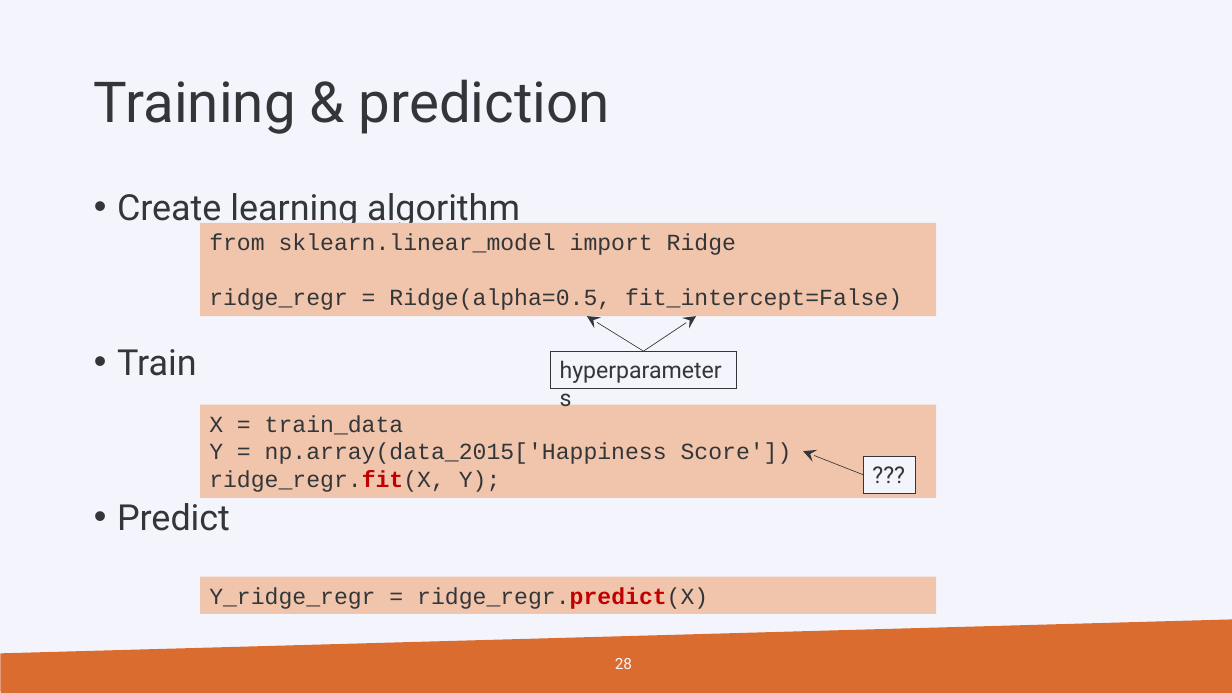
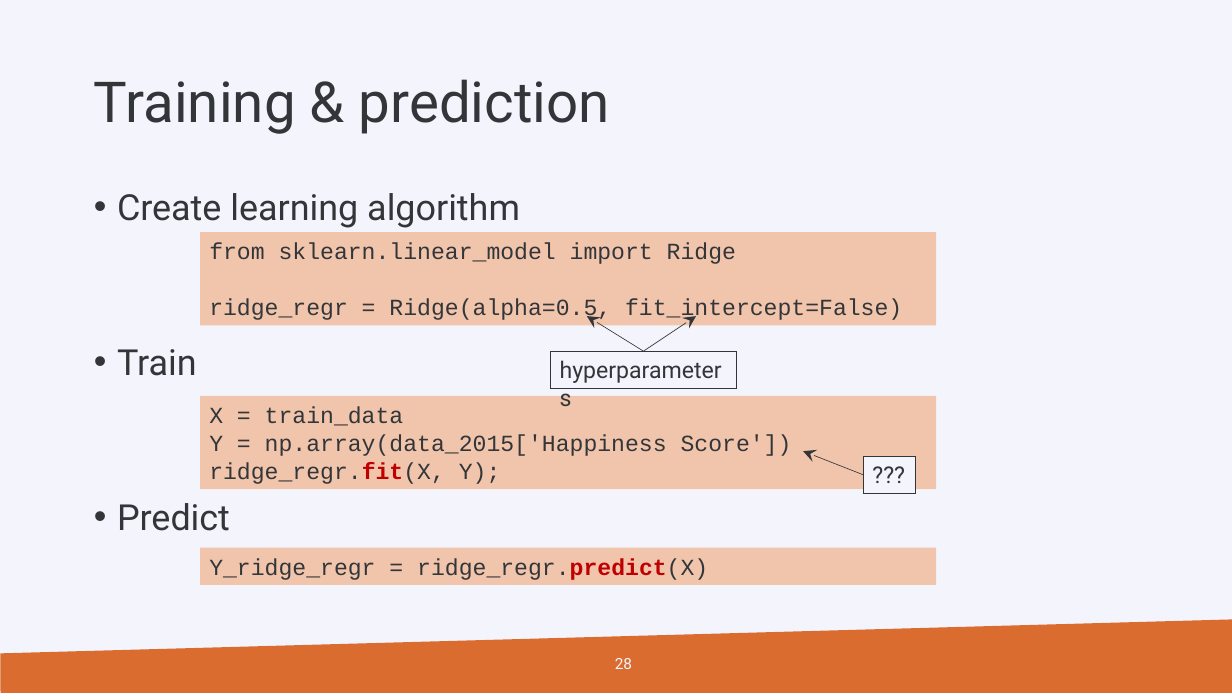
Before and after one commit to gjbex/Machine-learning-with-Python, a slide deck: slide 28 of python_for_machine_learning.pptx. Drawn at 1232x693 pixels with LibreOffice and Linux fonts; fonts in the diff are those of the drawing; background and template pictures are left out. Boxes give left, top, right and bottom in pixels: in the first picture for what was removed or moved away, otherwise in the second. Text is boxed around its words. In the diff, an @@ line names an element or a change of style, - is before the commit and + after.

```diff
--- a/python_for_machine_learning.pptx
+++ b/python_for_machine_learning.pptx
@@ rectangle "from sklearn.linear_model import Ridge": place and size @@
-rectangle "from sklearn.linear_model import Ridge" at [201,223,936,316]
+rectangle "from sklearn.linear_model import Ridge" at [201,232,936,325]
@@ rectangle "X = train_data": place and size @@
-rectangle "X = train_data" at [201,405,936,498]
+rectangle "X = train_data" at [201,396,936,490]
@@ rectangle "Y_ridge_regr = ridge_regr.predict(X)": place and size @@
-rectangle "Y_ridge_regr = ridge_regr.predict(X)" at [201,577,936,614]
+rectangle "Y_ridge_regr = ridge_regr.predict(X)" at [201,548,936,585]
```
Also in this commit, not shown: 6 other slides changed.
